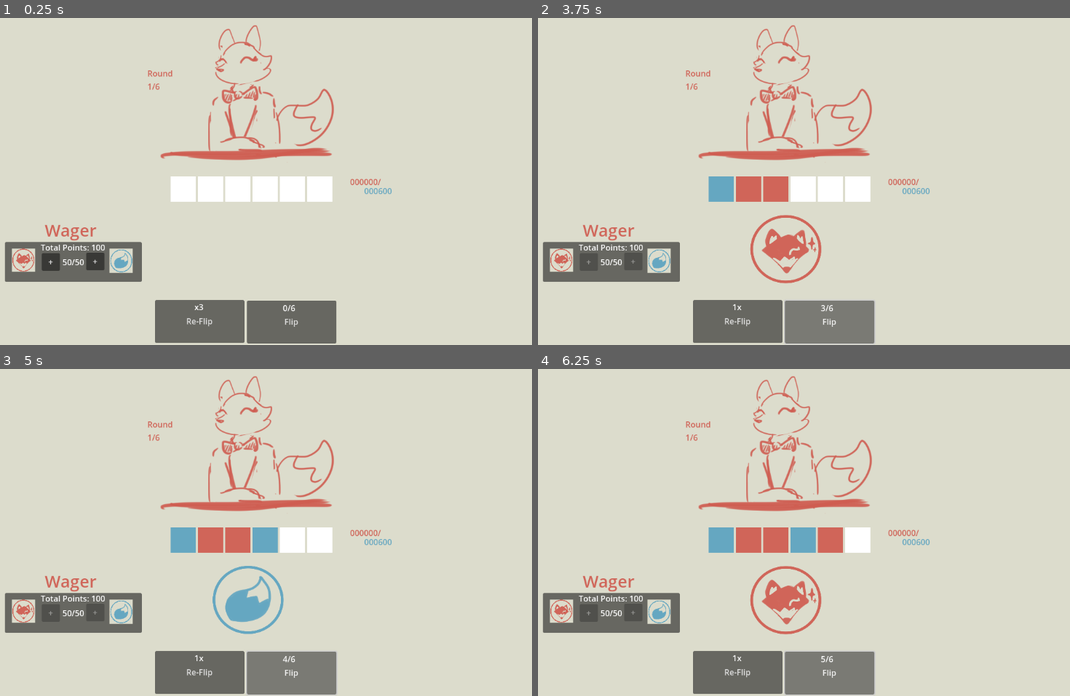
Above: before the commit, frames 1-4 (two rows, left to right).
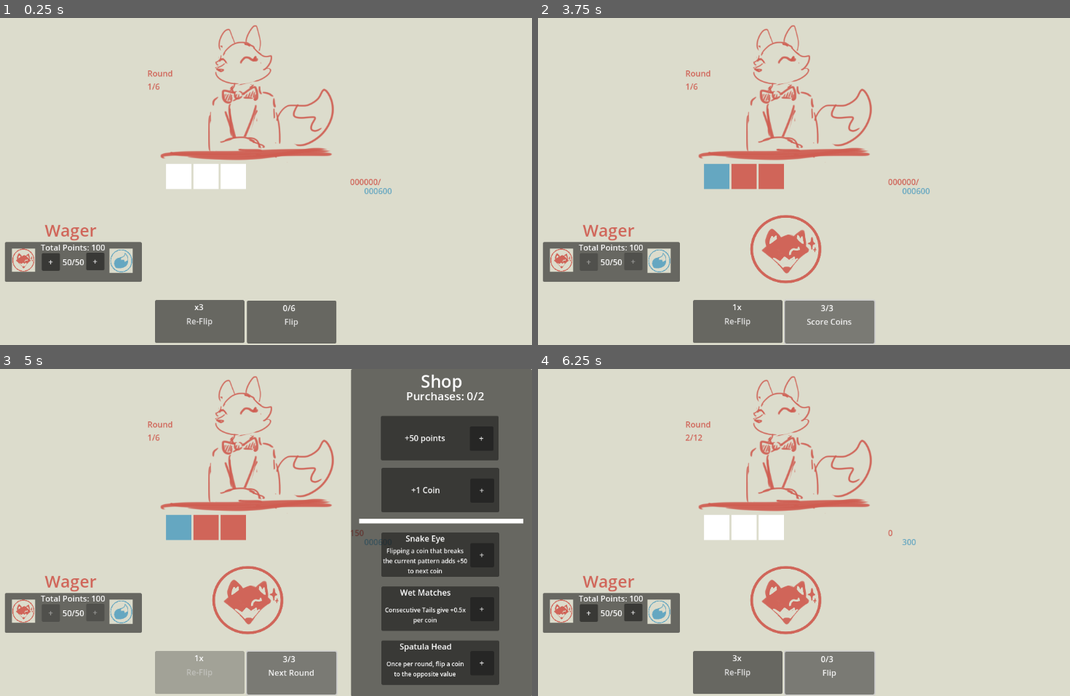
Above: after the commit, the same moments.

Repository: LeslieLlama/foxflipper
Game: Godot game, scene res://Scenes/main_game.tscn
Two runs of this game, one before a commit and one after it. Both use one fixed random seed, a clock stepped at 60 frames per second and the inputs below.
Inputs (mouse positions are in pixels of both pictures, inside the frame that each line leads up to):
- Up to frame 1 (0.25 s): no input
- Up to frame 2 (3.75 s): click "Flip" at 0.5 s; click "Re-Flip" at 1.25 s; click "Flip" at 2 s; click "Re-Flip" at 2.75 s; click "Flip" at 3.5 s
- Up to frame 3 (5 s): click "Flip" (after the commit: "Score Coins") at 4.25 s
- Up to frame 4 (6.25 s): click (1022, 437) at 5 s, where only the run after the commit has a clickable "+"; click "Flip" (after the commit: "Next Round") at 5.75 s

The runs differ from the first frame. In frame 1, 2.3% of the frame differs, in the area x 31-63%, y 44-57%; in frame 2, 2.5%; in frame 3, 40%, in the area x 29-100%, y 0-100%; in frame 4, 3.0%.

Commit message:
Added buying more coins at the shop
Added functionality to purchase additional coins at the shop tab. with 12 rounds and 2 purchases the absolute maximum would be 24 coins, which is funny.

Diff:
--- a/Scenes/main_game.tscn
+++ b/Scenes/main_game.tscn
@@ -92,37 +92,22 @@
 text = "x3
 "
 
-[node name="CoinFlipHistory" type="HBoxContainer" parent="."]
+[node name="CoinFlipHistory" type="GridContainer" parent="."]
+clip_contents = true
 custom_minimum_size = Vector2(100, 50)
-layout_mode = 0
-offset_left = 437.0
-offset_top = 313.75
-offset_right = 757.0
-offset_bottom = 363.75
-
-[node name="ColorRect" type="ColorRect" parent="CoinFlipHistory"]
-custom_minimum_size = Vector2(50, 50)
-layout_mode = 2
-
-[node name="ColorRect2" type="ColorRect" parent="CoinFlipHistory"]
-custom_minimum_size = Vector2(50, 50)
-layout_mode = 2
-
-[node name="ColorRect3" type="ColorRect" parent="CoinFlipHistory"]
-custom_minimum_size = Vector2(50, 50)
-layout_mode = 2
-
-[node name="ColorRect4" type="ColorRect" parent="CoinFlipHistory"]
-custom_minimum_size = Vector2(50, 50)
-layout_mode = 2
-
-[node name="ColorRect5" type="ColorRect" parent="CoinFlipHistory"]
-custom_minimum_size = Vector2(50, 50)
-layout_mode = 2
-
-[node name="ColorRect6" type="ColorRect" parent="CoinFlipHistory"]
-custom_minimum_size = Vector2(50, 50)
-layout_mode = 2
+layout_mode = 1
+anchors_preset = 8
+anchor_left = 0.5
+anchor_top = 0.5
+anchor_right = 0.5
+anchor_bottom = 0.5
+offset_left = -148.0
+offset_top = -35.0
+offset_right = 172.0
+offset_bottom = 177.0
+grow_horizontal = 2
+grow_vertical = 2
+columns = 6
 
 [node name="CurrentRoundLabel" type="Label" parent="."]
 modulate = Color(0.815686, 0.396078, 0.34902, 1)
@@ -562,4 +547,8 @@
 [connection signal="button_up" from="ReDoCoinButton" to="." method="_on_re_do_coin_button_button_up"]
 [connection signal="button_up" from="CoinBetting/AddTails" to="." method="_on_add_tails_button_up"]
 [connection signal="button_up" from="CoinBetting/AddHeads" to="." method="_on_add_heads_button_up"]
+[connection signal="button_up" from="ShopPanel/BuyPointsPanel/Button" to="." method="add_purchase"]
+[connection signal="button_up" from="ShopPanel/BuyPointsPanel/Button" to="." method="_add_points"]
+[connection signal="button_up" from="ShopPanel/BuyCoinsPanel/Button" to="." method="_add_coin"]
+[connection signal="button_up" from="ShopPanel/BuyCoinsPanel/Button" to="." method="add_purchase"]
 [connection signal="button_up" from="GameOverPanel/RetryButton" to="." method="_on_retry_button_button_up"]
--- a/Scripts/main_game.gd
+++ b/Scripts/main_game.gd
@@ -2,6 +2,7 @@
 
 var rng = RandomNumberGenerator.new()
 var coinCount = 0
+var maxCoinCount = 0
 var reflipCount = 3
 
 var totalValue = 100
@@ -10,32 +11,36 @@
 var currentScore = 0
 
 var RoundNumber = 1
-var RequiredScore = [600,1200,1210,1220,1230,1240]
+var RequiredScore = [150,300,600,1200,1210,1220,1230,1240]
 
 var CoinHistory = []
 var CoinHistorySprites = []
 var scoreDisplayed : bool = false
 
+var purchases = 0
+
+@onready var CoinHistoryNode = $CoinFlipHistory
+@onready var NextCoinButton = $NextCoinButton
+@onready var ReDoCoinButton = $ReDoCoinButton
+
 # Called when the node enters the scene tree for the first time.
 func _ready() -> void:
 	$HeadsCoinSprite.hide()
 	$TailsCoinSprite.hide()
-	CoinHistorySprites = [$CoinFlipHistory/ColorRect, $CoinFlipHistory/ColorRect2, $CoinFlipHistory/ColorRect3, $CoinFlipHistory/ColorRect4, $CoinFlipHistory/ColorRect5, $CoinFlipHistory/ColorRect6]
-
-# Called every frame. 'delta' is the elapsed time since the previous frame.
-func _process(delta: float) -> void:
-	pass
+	for i in 3:
+		_add_coin()
+	#CoinHistorySprites = CoinHistoryNode.get_children()
 
 
 func _on_next_coin_button_button_up() -> void:
 	if scoreDisplayed == true:
 		reset_table()
 		return
-	if coinCount == 6:
+	if coinCount == maxCoinCount:
 		display_score()
 		scoreDisplayed = true
-		$ReDoCoinButton.disabled = true
-		$NextCoinButton.text = "Next Round"
+		ReDoCoinButton.disabled = true
+		NextCoinButton.text = "Next Round"
 	else:
 		flip_coin(false)
 
@@ -65,10 +70,10 @@
 			CoinHistory.append(0)
 			coinCount += 1
 	$ReDoCoinButton/ReflipAmmount.text = str(reflipCount,"x")
-	$NextCoinButton/CoinAmmount.text = str(coinCount,"/6")
+	$NextCoinButton/CoinAmmount.text = str(coinCount,"/",maxCoinCount)
 	print(CoinHistory)
 	coin_history_display_update()
-	if coinCount == 6: $NextCoinButton.text = "Score Coins"
+	if coinCount == maxCoinCount: $NextCoinButton.text = "Score Coins"
 	if coinCount > 0:
 		$CoinBetting/AddTails.disabled = true
 		$CoinBetting/AddHeads.disabled = true
@@ -111,12 +116,26 @@
 
 
 func game_over():
+
 	$GameOverPanel.show()
 
 func _on_retry_button_button_up() -> void:
+	reset_game()
+
+func reset_game():
+	reset_table()
 	RoundNumber = 1
-	reset_table()
+	maxCoinCount = 0
+	CoinHistorySprites.clear()
+	for c in CoinHistoryNode.get_children():
+		c.queue_free()
+	await get_tree().create_timer(0.01).timeout #this is so dumb but if you don't stall it slightly both loops happen concurrently and it screws them up
+	for i in 3:
+		_add_coin()
+	totalValue = 100
 	$GameOverPanel.hide()
+
+
 
 func reset_table():
 	currentScore = 0
@@ -126,14 +145,16 @@
 	coinCount = 0
 	reflipCount = 3
 	scoreDisplayed = false
-	$CurrentRoundLabel.text = str("Round","\n",RoundNumber,"/6")
+	headsValue = totalValue%2
+	tailsValue = totalValue - headsValue
+	$CurrentRoundLabel.text = str("Round","\n",RoundNumber,"/12")
 	$RequiredScoreLabel.text = str(RequiredScore[RoundNumber-1])
 	$RoundScoreLabel.text = str(currentScore)
 	$ReDoCoinButton/ReflipAmmount.text = str(reflipCount,"x")
-	$NextCoinButton/CoinAmmount.text = str(coinCount,"/6")
+	$NextCoinButton/CoinAmmount.text = str(coinCount,"/",maxCoinCount)
 	$NextCoinButton.text = "Flip"
 
-	$ReDoCoinButton.disabled = false
+	ReDoCoinButton.disabled = false
 	$CoinBetting/AddTails.disabled = false
 	$CoinBetting/AddHeads.disabled = false
 	$ShopPanel.hide()
@@ -156,3 +177,17 @@
 		$CoinBetting/AddHeads.disabled = true
 	else: $CoinBetting/AddHeads.disabled = false
 	$CoinBetting/SplitPoints.text = str(headsValue,"/",tailsValue)
+
+func _add_coin():
+	maxCoinCount += 1
+	var child_node = ColorRect.new()
+	child_node.custom_minimum_size = Vector2(50,50)
+	CoinHistoryNode.add_child(child_node)
+	CoinHistorySprites = CoinHistoryNode.get_children()
+
+
+func _add_points():
+	totalValue += 50
+
+func add_purchase():
+	purchases += 1
